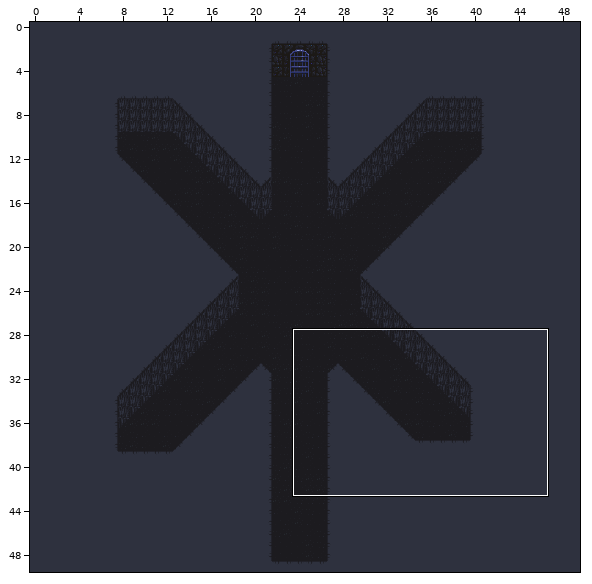
Tiled map (JSON): public/maps/room3.json. The picture above shows the old version from afar; the outline marks the close-up.
Close-up. Before the commit:
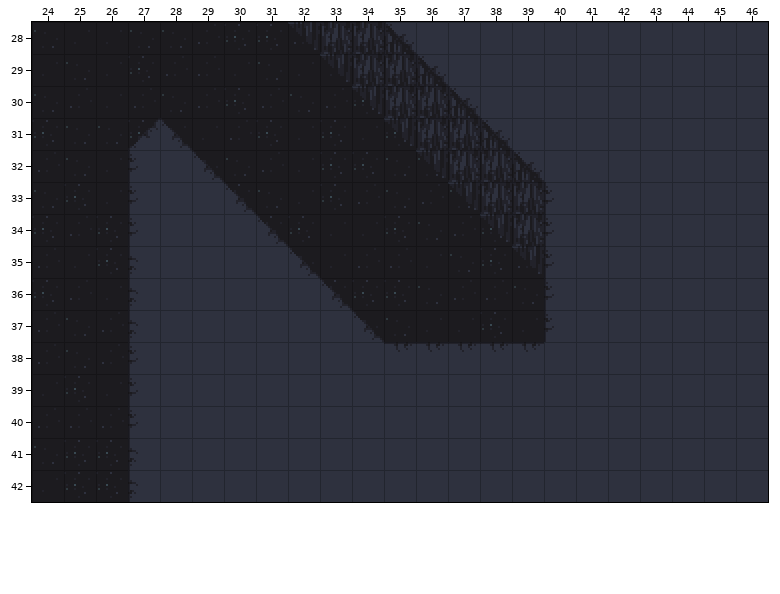
Cells are 16x16 px. Shown: x 24..46, y 28..42.
The same view after the edit:
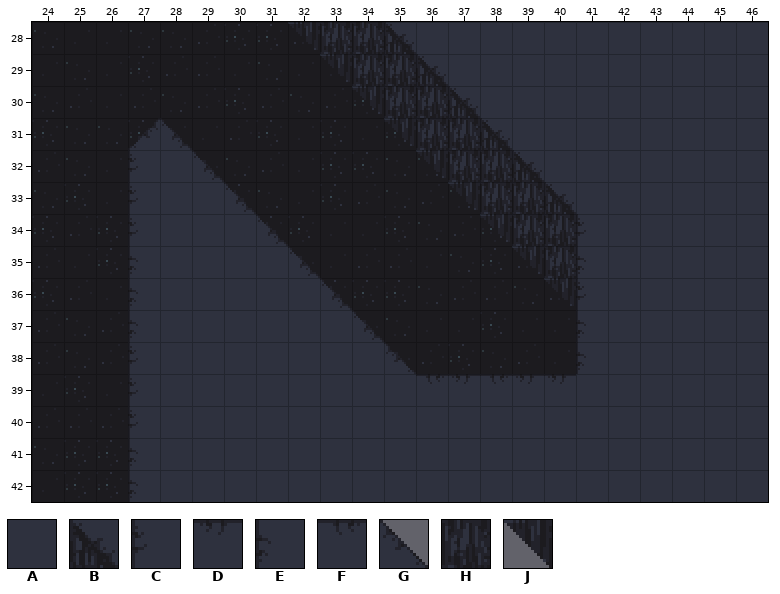
Key: from "tileset": A 0, B 1, C 2, D 2 flipped on the diagonal, E 2 flipped up-down, F 2 turned 90, G 4 flipped left-right, H 9, J 10.
_ is an empty cell.
The edit:
Layer "Tile Layer Background":
y 33: x 40 C -> B
y 34: x 40..41 CA -> HC
y 35: x 40..41 CA -> HE
y 36: x 40..41 CA -> JC
y 37: x 40..41 CA -> _E
y 38: x 35..41 FFFFFAA -> G_____E
y 39: x 36..40 AAAAA -> FDFDD
Where, in picture pixels (left, top, right, bottom), the same in both close-ups:
changed: (386, 184, 586, 384)
